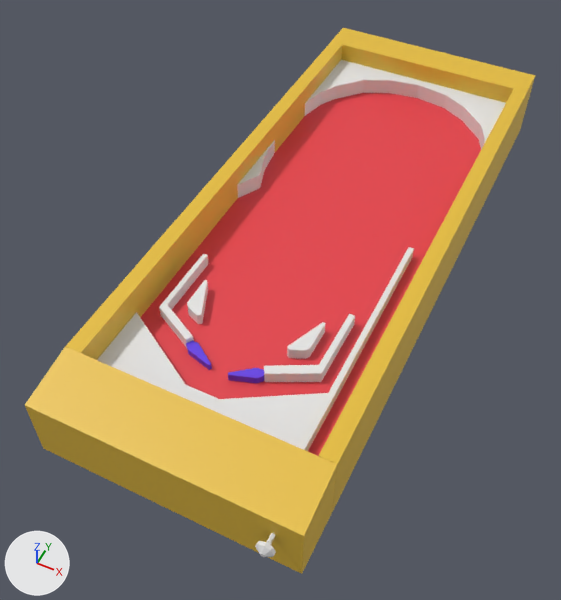
Before and after pictures for a commit that changed the Blender file table.blend.
Rendered twice from a camera (50 mm lens) standing at (0.562, -1.427, 1.469) and looking at (-0.048, -0.206, -0.058). The axes (+X, +Y, +Z) are drawn at lower left. The lights are the same throughout.

Objects in the first picture: 'back durve', 'back wall', 'base funnel', 'floor', 'lefft passage', 'left shoot', 'left wall', 'near wall', 'paddle-left', 'paddle-right', 'redirector', 'right passage', 'right shoot', 'right wall'.
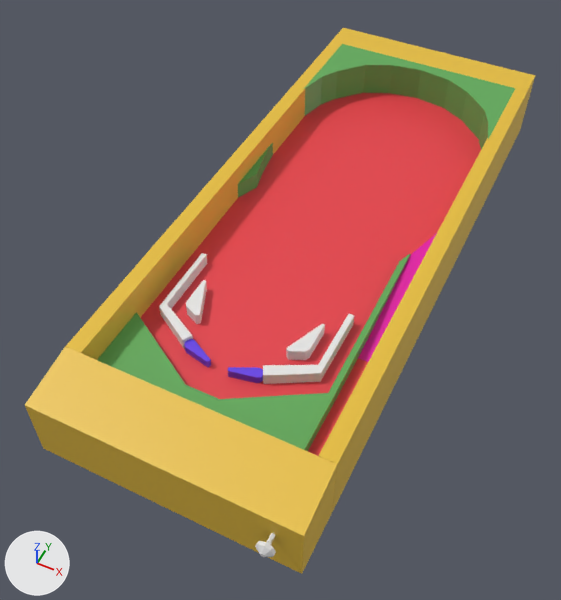
The change, as a diff of the scene's bpy script:
```diff
--- a/table.blend.py
+++ b/table.blend.py
@@ me_cube_013 @@
 me_cube_013.from_pydata(...)  # 44 vertices, 32 faces; spans x -0.282..0.284, y 0.349..0.642, z 0.05..0.097
 # used by ob_back_durve; parent = ob_furniture; location = (0.0, 0.0632, 0.0)
+# me_cube_013 part 1: the whole mesh is scaled about its middle by (1, 1, 2.14), then moved by (0.0, 0.0, 0.027)
+me_cube_013.materials.append(mat_material_003)  # green #61ab5a
@@ me_cube_007 @@
 me_cube_007.from_pydata(...)  # 24 vertices, 22 faces; spans x -0.278..0.235, y -0.7..-0.01, z 0.05..0.082
+me_cube_007.materials.append(mat_material_003)  # green #61ab5a
@@ me_cube_011 @@
 me_cube_011.from_pydata(...)  # 16 vertices, 9 faces; spans x -0.237..-0.005, y -0.004..0.071, z -0.028..0.019
+me_cube_011.materials.append(mat_material_003)  # green #61ab5a
@@ me_cube_010 @@
+me_cube_010.from_pydata([(0.278, 0.1, -0.028), (0.276, 0.015, -0.028), (-0.091, 0.113, -0.028), (-0.167, 0.116, -0.028), (-0.168, 0.116, -0.003), (-0.092, 0.113, -0.003), (-0.281, 0.117, -0.028), (-0.169, 0.077, -0.028), (-0.074, 0.028, -0.028), (-0.075, 0.028, -0.003), (-0.17, 0.077, -0.003), (-0.281, 0.117, -0.003)], [], [(2, 5, 0), (9, 1, 0, 5), (11, 10, 4), (10, 9, 5, 4), (6, 11, 4, 3), (3, 4, 5, 2), (1, 9, 8), (8, 9, 10, 7), (7, 10, 11, 6)])
+me_cube_010.materials.append(mat_material_004)  # pink #e705b0
@@ ob_paddle_right @@
 ob_paddle_right.matrix_parent_inverse = Matrix(((1.0, 0.0, 0.0, 0.112), (0.0, 1.0, 0.0, 0.519), (0.0, 0.0, 1.0, -0.0683), (0.0, 0.0, 0.0, 1.0)))
-ob_paddle_right.location = (0.0573, -0.524, 0.0707)
-ob_paddle_right.rotation_euler = (0.0, 0.0, 0.134)  # degrees (0, 0, 7.7)
-ob_paddle_right.scale = (1.02, 1.02, 1.02)
+ob_paddle_right.location = (0.0575, -0.525, 0.0727)
@@ ob_paddle_left @@
 ob_paddle_left.matrix_parent_inverse = Matrix(((1.0, 0.0, 0.0, 0.112), (0.0, 1.0, 0.0, 0.519), (0.0, 0.0, 1.0, -0.0683), (0.0, 0.0, 0.0, 1.0)))
-ob_paddle_left.location = (-0.116, -0.522, 0.0683)
-ob_paddle_left.rotation_euler = (0.0, 0.0, -0.132)  # degrees (0, 0, -7.6)
-ob_paddle_left.scale = (1.06, 1.06, 1.06)
+ob_paddle_left.location = (-0.122, -0.523, 0.0727)
@@ ob_lefft_passage @@
 ob_lefft_passage.matrix_parent_inverse = Matrix(((1.0, 0.0, 0.0, 0.112), (0.0, 1.0, 0.0, 0.519), (0.0, 0.0, 1.0, -0.0683), (0.0, 0.0, 0.0, 1.0)))
-ob_lefft_passage.location = (-0.00899, 0.00386, 0.0)
+ob_lefft_passage.location = (-0.0117, 0.00552, 0.0)
@@ ob_left_shoot @@
 ob_left_shoot.matrix_parent_inverse = Matrix(((1.0, 0.0, 0.0, 0.112), (0.0, 1.0, 0.0, 0.519), (0.0, 0.0, 1.0, -0.0683), (0.0, 0.0, 0.0, 1.0)))
-ob_left_shoot.location = (-0.17, -0.399, 0.0699)
+ob_left_shoot.location = (-0.173, -0.4, 0.0699)
 ob_left_shoot.rotation_euler = (0.0, 0.0, 0.0323)  # degrees (0, 0, 1.9)
@@ ob_right_passage @@
 ob_right_passage.matrix_parent_inverse = Matrix(((1.0, 0.0, 0.0, 0.112), (0.0, 1.0, 0.0, 0.519), (0.0, 0.0, 1.0, -0.0683), (0.0, 0.0, 0.0, 1.0)))
-ob_right_passage.location = (0.00828, -0.00856, 0.0)
+ob_right_passage.location = (0.00662, -0.00856, 0.0)
@@ ob_right_shoot @@
 ob_right_shoot.matrix_parent_inverse = Matrix(((1.0, 0.0, 0.0, 0.112), (0.0, 1.0, 0.0, 0.519), (0.0, 0.0, 1.0, -0.0683), (0.0, 0.0, 0.0, 1.0)))
-ob_right_shoot.location = (0.116, -0.397, 0.0688)
+ob_right_shoot.location = (0.116, -0.401, 0.0688)
@@ ob_redirector @@
 ob_redirector.matrix_parent_inverse = Matrix(((1.0, 0.0, 0.0, 0.112), (0.0, 1.0, 0.0, 0.519), (0.0, 0.0, 1.0, -0.0683), (0.0, 0.0, 0.0, 1.0)))
-ob_redirector.location = (-0.25, 0.228, 0.0778)
+ob_redirector.location = (-0.252, 0.226, 0.0778)
 ob_redirector.rotation_euler = (0.0, 0.0, 1.594)  # degrees (0, 0, 91)
@@ ob_shoot_ramp @@
+ob_shoot_ramp = bpy.data.objects.new('shoot ramp', me_cube_010)
+ob_shoot_ramp.parent = ob_furniture
+ob_shoot_ramp.location = (0.214, -0.103, 0.0778)
+ob_shoot_ramp.rotation_euler = (0.0, 0.0, -1.548)  # degrees (0, 0, -89)
+ob_shoot_ramp.scale = (1.0, 0.657, 1.0)
```

Location of each change, (x1, y1, x2, y2) in pixels of the pictures (561 x 600 px):
'base funnel', recoloured (white to green)
    both: (97, 247, 414, 451)
'back durve', recoloured, mesh rescaled (pink to green, 18% taller)
    before: (305, 60, 506, 149)
    after: (304, 44, 515, 149)
'right passage', moved
    before: (264, 314, 355, 382)
    after: (263, 314, 355, 384)
'shoot ramp', added (pink)
    after: (358, 233, 437, 362)
'lefft passage', moved
    before: (159, 254, 209, 348)
    after: (159, 253, 207, 348)
'right shoot', moved
    before: (287, 322, 326, 359)
    after: (286, 323, 325, 360)
'redirector', recoloured, moved (grey to green)
    before: (237, 140, 275, 198)
    after: (238, 142, 273, 198)
'left shoot', moved
    before: (187, 280, 208, 324)
    after: (186, 280, 207, 324)
'paddle-right', moved, turned, rescaled
    before: (228, 368, 264, 383)
    after: (228, 367, 263, 383)
'paddle-left', moved, turned, rescaled
    before: (186, 341, 212, 370)
    after: (184, 339, 211, 367)
